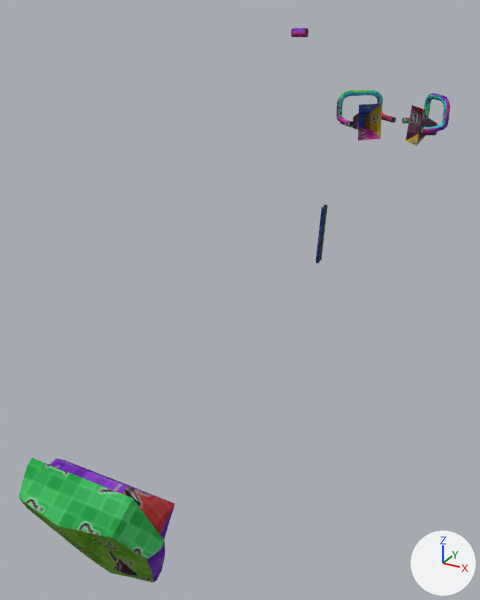
An edit to the Blender file robot.blend, drawn before and after from the same camera.
One viewpoint serves both versions: a 50 mm lens placed at (2.16, -6.97, 3.32), pointed at (-0.46, -2.21, 0.93). The axes (+X, +Y, +Z) are drawn at lower right. The lights are the same throughout. The same objects are shown in both versions, whatever each file hides.

In view in the first picture: 'body back left leg root', 'body back right leg root', 'head back', 'head_back high', 'leg back protection pipe'.
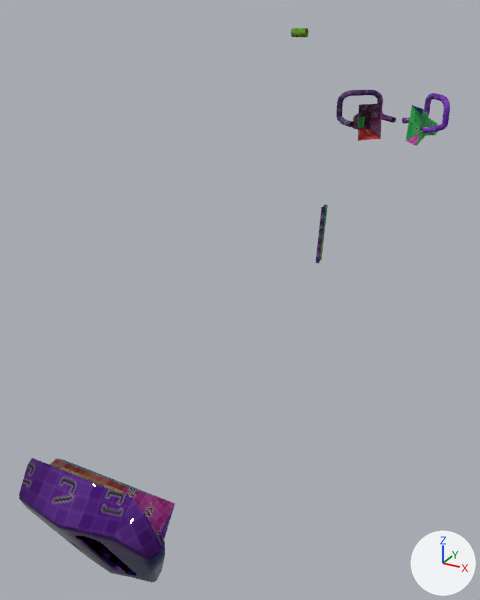
Changed parts and their boxes (x1, y1, x2, y2) in the pictures (480 x 600 px):
'head_back high', recoloured, surface changed (green to purple)
    both: (19, 458, 165, 582)
part 1 of me_cube_017, surface changed (purple to green)
    both: (406, 105, 437, 146)
part 3 of me_cube_010, surface changed
    both: (49, 458, 175, 540)
part 4 of me_beziercurve, surface changed (cyan to purple)
    both: (336, 90, 450, 133)
part 5 of me_cube_035, surface changed
    both: (353, 103, 382, 141)

Patch to the scene script:
```diff
--- a/robot.blend.py
+++ b/robot.blend.py
@@ mat_mat_plaque @@
+mat_mat_plaque = principled_material('mat plaque')
+mat_mat_plaque.texture = img_quadrillage
+mat_mat_plaque.metallic = 1.0
+mat_mat_plaque.roughness = 0.0
+mat_mat_plaque.specular_ior_level = 1.0
@@ me_cube_017 @@
 me_cube_017.from_pydata(...)  # 12 vertices, 9 faces; spans x -0.239..0.097, y -0.233..0.099, z -0.158..0.228
 # used by ob_body_back_left_leg_root; location = (0.382, 0.531, 2.11)
+# me_cube_017 part 1: texture (UV) coordinates of 9 of 9 faces, centred in x -0.159..0.051, y -0.159..0.063, z -0.11..0.177, changed; they spanned u 0.0..0.93, v 0.04..0.98 and now span u 0.37..0.96, v 0.86..0.99
 me_cube_017.materials.append(mat_mat_body)
@@ me_cube_009 @@
 me_cube_009.from_pydata(...)  # 177 vertices, 244 faces; spans x -0.486..0.486, y -0.484..0.017, z -0.409..0.442
 # used by ob_head_back_high; location = (0.0, -4.554, 0.556)
-me_cube_009.materials.append(mat_mat_body)  # picture img_quadrillage
+# me_cube_009 part 2: texture (UV) coordinates of 244 of 244 faces, centred in x -0.444..0.444, y -0.462..0.004, z -0.402..0.428, changed; they spanned u 0.1..0.97, v 0.11..0.98 and now span u 0.53..0.88, v 0.23..0.92
+me_cube_009.materials.append(mat_mat_plaque)  # picture img_quadrillage
@@ me_cube_010 @@
 # used by ob_head_back; parent = ob_head_back_high; location = (0.0, -4.513, 0.713)
-me_cube_010.from_pydata(...)  # 12 vertices, 12 faces; spans x -0.409..0.409, y -0.366..0.023, z -0.478..0.261
+me_cube_010.from_pydata(...)  # 12 vertices, 14 faces; spans x -0.409..0.409, y -0.366..0.023, z -0.478..0.261
+# me_cube_010 part 3: 10 kept faces spanning x -0.409..0.409, y -0.366..0.023, z -0.478..0.261 get new texture (UV) coordinates
 me_cube_010.materials.append(mat_mat_body)
@@ me_beziercurve @@
 me_beziercurve.from_pydata(...)  # 744 vertices, 720 faces; spans x -0.996..0.251, y -0.358..0.303, z -0.147..0.217
 # used by ob_leg_back_protection_pipe; location = (0.373, 0.545, 2.253)
+# me_beziercurve part 4: texture (UV) coordinates of 720 of 720 faces, centred in x -0.994..0.249, y -0.351..0.302, z -0.145..0.211, changed; they spanned u 0.04..0.96, v 0.23..1.0 and now span u 0.81..0.88, v 0.16..0.89
 me_beziercurve.materials.append(mat_mat_body)
@@ me_cube_035 @@
 me_cube_035.from_pydata(...)  # 12 vertices, 9 faces; spans x -0.861..-0.525, y -0.233..0.099, z -0.158..0.228
 # used by ob_body_back_right_leg_root; location = (0.382, 0.531, 2.11)
+# me_cube_035 part 5: texture (UV) coordinates of 9 of 9 faces, centred in x -0.815..-0.606, y -0.159..0.063, z -0.11..0.177, changed; they spanned u 0.16..0.93, v 0.0..0.98 and now span u 0.05..0.97, v 0.0..0.99
 me_cube_035.materials.append(mat_mat_body)
```
